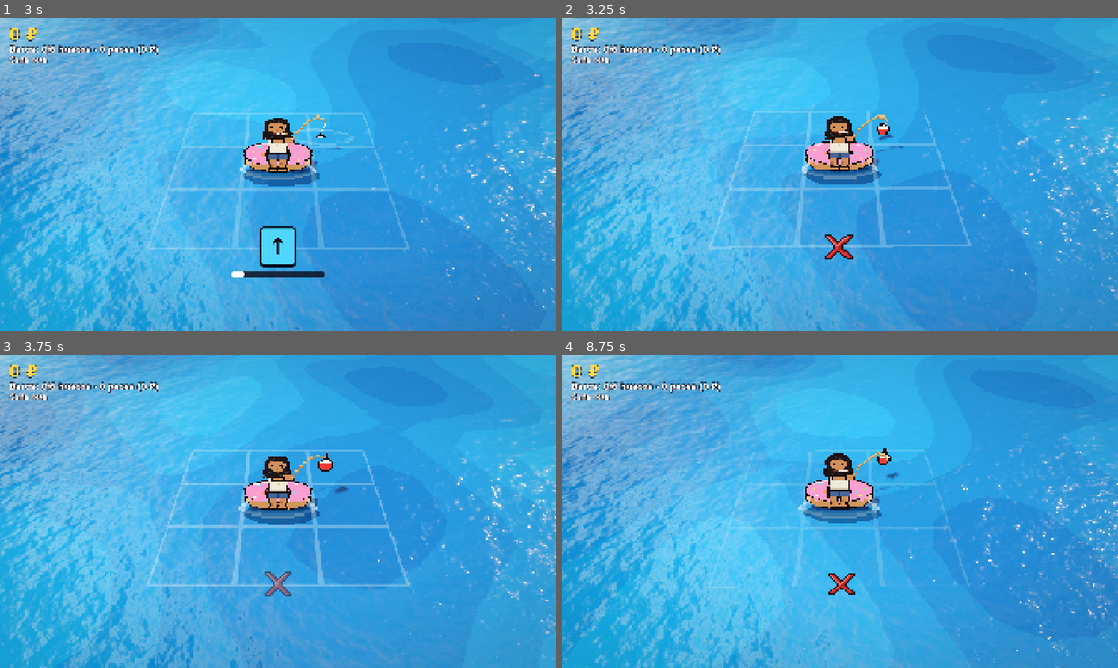
Above: before the commit, frames 1-4 (two rows, left to right).
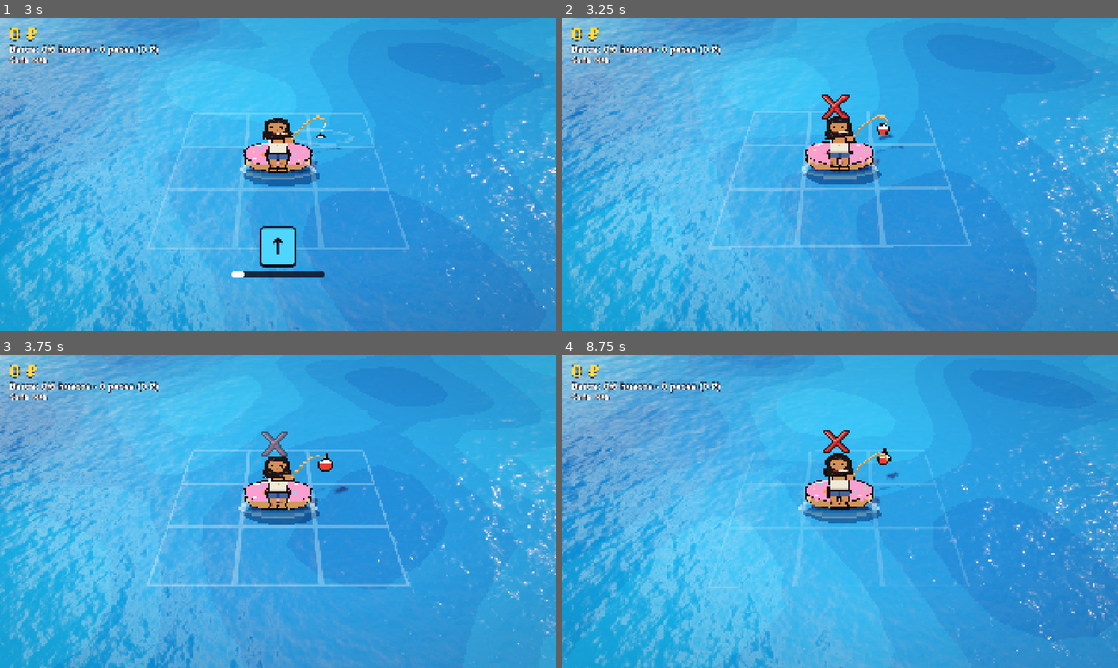
Above: after the commit, the same moments.

Repository: xNeku/FIshin
Game: Godot game, scene res://scenes/main.tscn
The game is run twice, just before and just after one commit, with the same random seed, the same clock (stepped at 60 frames per second) and the same inputs.
Inputs:
- Up to frame 1 (3 s): hold W (mover_arriba) 0.53-1.28 s; hold Q (cambiar_modo) 0.53-1.28 s; hold S (mover_abajo) 1.28-2.03 s; tap E (interactuar) at 1.35 s; hold W (mover_arriba) from 2.03 s (still down); tap D (mover_der) at 2.1 s; tap Q (cambiar_modo) at 2.85 s
- Up to frame 2 (3.25 s): keep holding W (mover_arriba)
- Up to frame 3 (3.75 s): release W (mover_arriba) at 3.53 s; hold A (mover_izq) from 3.53 s (still down); hold E (interactuar) from 3.53 s (still down)
- Up to frame 4 (8.75 s): release E (interactuar) at 4.28 s; tap D (mover_der) at 4.35, 6.6 s; release A (mover_izq) at 5.03 s; hold S (mover_abajo) 5.03-5.78 s; hold Q (cambiar_modo) 5.03-5.78 s; hold W (mover_arriba) 5.78-8.03 s; tap E (interactuar) at 5.85 s; tap Q (cambiar_modo) at 7.35 s; hold S (mover_abajo) from 8.03 s (still down); hold E (interactuar) from 8.03 s (still down)

Frame 1 is identical in both runs. In frame 2, 0.4% of the frame differs, in the area x 46-53%, y 24-78%; in frame 3, 0.4%; in frame 4, 0.4%.

Commit message:
La X roja sale encima de la cabeza del náufrago (en el donut o andando)
Co-Authored-By: Claude Opus 5.5 <noreply@anthropic.com>
Claude-Session: https://claude.ai/code/session_019rcxv2gkMTX1eHoDeqRmkz

Diff:
--- a/scenes/main.tscn
+++ b/scenes/main.tscn
@@ -280,13 +280,15 @@
 barca = NodePath("../Barca")
 ocultar_al_andar = [NodePath("../Barca/Protagonista"), NodePath("../Barca/Piernas"), NodePath("../Barca/Cana"), NodePath("../Barca/Sedal"), NodePath("../Barca/Flotador")]
 
-[node name="HUD" parent="." node_paths=PackedStringArray("pesca", "barco", "celebracion", "mundo", "jugador", "comercio") instance=ExtResource("3_hud")]
+[node name="HUD" parent="." node_paths=PackedStringArray("pesca", "barco", "celebracion", "mundo", "jugador", "comercio", "camara", "cabeza") instance=ExtResource("3_hud")]
 pesca = NodePath("../Pesca")
 barco = NodePath("../BarcoComerciante")
 celebracion = NodePath("../Celebracion")
 mundo = NodePath("../Mundo")
 jugador = NodePath("../Jugador")
 comercio = NodePath("../Comercio")
+camara = NodePath("../Camara")
+cabeza = NodePath("../Barca/Cabeza")
 
 [node name="Menu" parent="." instance=ExtResource("11_menu")]
 
--- a/scenes/mundo/barca.tscn
+++ b/scenes/mundo/barca.tscn
@@ -103,6 +103,9 @@
 [node name="Foco" type="Marker3D" parent="."]
 transform = Transform3D(1, 0, 0, 0, 1, 0, 0, 0, 1, 0, 1.05, 0)
 
+[node name="Cabeza" type="Marker3D" parent="."]
+transform = Transform3D(1, 0, 0, 0, 1, 0, 0, 0, 1, -0.1, 2.15, 0)
+
 [node name="Cana" type="Node3D" parent="."]
 
 [node name="Punta" type="Marker3D" parent="Cana"]
--- a/scripts/ui/hud.gd
+++ b/scripts/ui/hud.gd
@@ -11,6 +11,11 @@
 ## La X roja de fallo o escape (popup_icono.tscn).
 @export var escena_x: PackedScene
 @export var escala_x: float = 1.0
+## Para poner la X encima de la cabeza: la cámara del juego y el punto de la cabeza en el donut.
+@export var camara: Camera3D
+@export var cabeza: Node3D
+## Altura de la X sobre los pies del náufrago cuando va andando.
+@export var altura_cabeza_andando: float = 2.0
 @export var velocidad_contador: float = 6.0
 ## Cuánto salta de sitio el botón al tope de intensidad (píxeles).
 @export var salto_prompt_maximo: float = 220.0
@@ -194,7 +199,7 @@
 	return texto
 
 func _on_fallo() -> void:
-	_equis(prompt.position + teclas.position + teclas.size * 0.5)
+	_equis()
 
 
 func _on_machacar_progreso(golpes: int, _necesarios: int) -> void:
@@ -203,7 +208,7 @@
 
 
 func _on_machacar_fallido(escapa: bool) -> void:
-	_equis(popups.size * Vector2(0.5, 0.45), 1.0 if escapa else 0.7)
+	_equis(1.0 if escapa else 0.7)
 
 
 func _on_capturado(c: Dictionary, pez: PezData) -> void:
@@ -217,11 +222,11 @@
 
 
 func _on_escapado(pez: PezData) -> void:
-	_equis(popups.size * Vector2(0.5, 0.4), 1.4 if pez.rareza >= PezData.Rareza.RARO else 1.0)
+	_equis(1.4 if pez.rareza >= PezData.Rareza.RARO else 1.0)
 
 
 func _on_barca_llena(_pez: PezData) -> void:
-	_equis(popups.size * Vector2(0.5, 0.4))
+	_equis()
 
 
 func _on_bloqueo_barca_llena(llena: bool) -> void:
@@ -240,7 +245,7 @@
 	_popup_en("+" + Formato.dinero(total), color_perfecto, rublos.global_position + Vector2(rublos.size.x * 0.5, 80), 1.4)
 
 
-func _equis(centro: Vector2, escala: float = 1.0) -> void:
+func _equis(escala: float = 1.0) -> void:
 	# Un fallo que hace escapar al pez lanza dos avisos seguidos: solo se ve una X.
 	var ahora: int = Time.get_ticks_msec()
 	if escena_x == null or ahora - _ultima_x < 300:
@@ -248,7 +253,21 @@
 	_ultima_x = ahora
 	var x: Node = escena_x.instantiate()
 	popups.add_child(x)
-	x.mostrar(centro, escala * escala_x)
+	x.mostrar(_sobre_la_cabeza(), escala * escala_x)
+
+
+## Punto de pantalla (en coordenadas de Popups) encima de la cabeza del náufrago.
+func _sobre_la_cabeza() -> Vector2:
+	if camara == null:
+		return popups.size * Vector2(0.5, 0.4)
+	var p: Vector3
+	if Juego.en_movimiento and jugador:
+		p = jugador.global_position + Vector3.UP * altura_cabeza_andando
+	elif cabeza:
+		p = cabeza.global_position
+	else:
+		return popups.size * Vector2(0.5, 0.4)
+	return popups.get_global_transform().affine_inverse() * camara.unproject_position(p)
 
 
 ## Popup en coordenadas relativas de pantalla (0..1).
